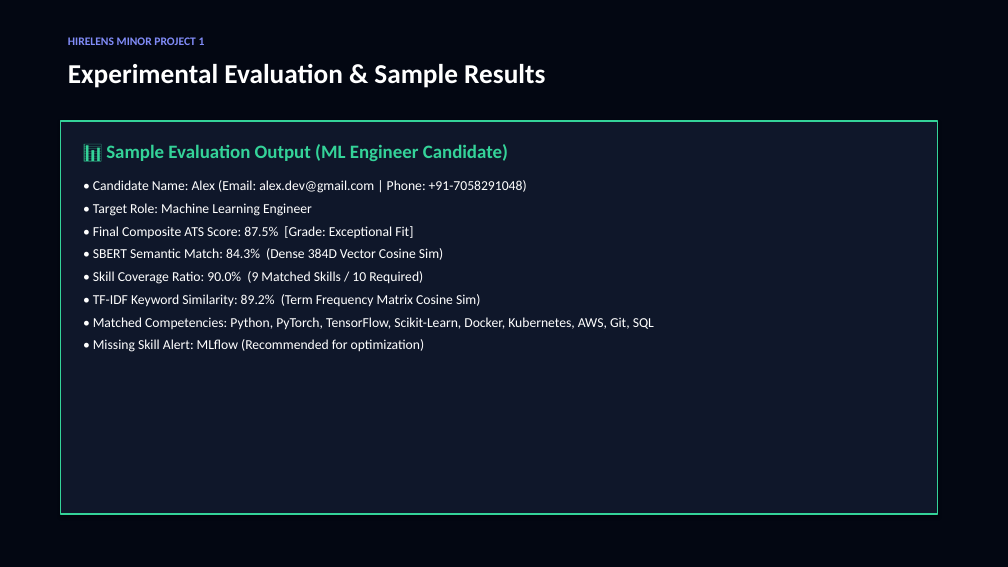
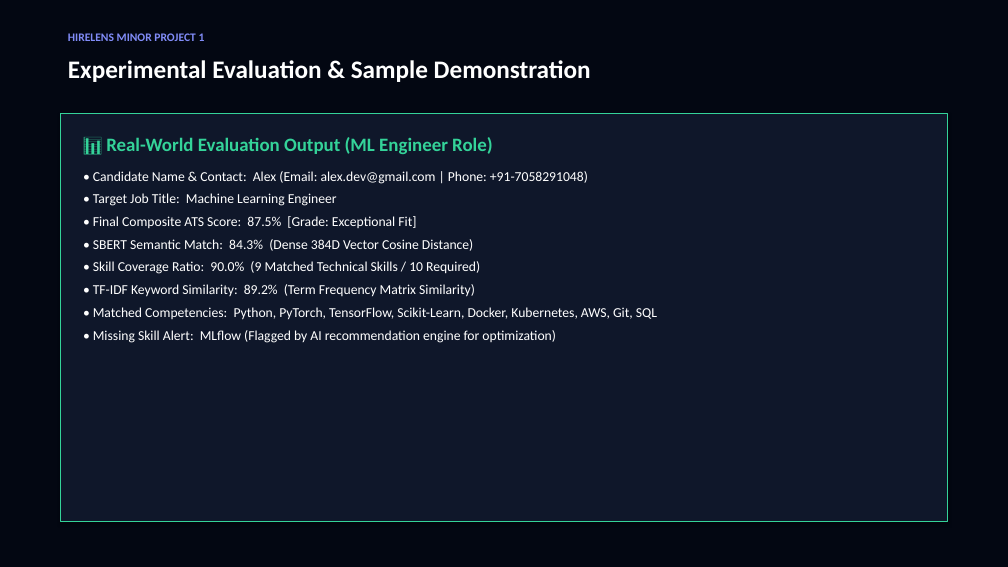
Before and after one commit to Aryan8182/Hirelens-ai-resume-analyzer, a slide deck: slide 11 of HireLens_Presentation.pptx (slide 7 before the commit). Drawn at 1008x567 pixels with LibreOffice and Linux fonts; fonts in the diff are those of the drawing. Boxes give left, top, right and bottom in pixels: in the first picture for what was removed or moved away, otherwise in the second. Text is boxed around its words. In the diff, an @@ line names an element or a change of style, - is before the commit and + after.

```diff
--- a/HireLens_Presentation.pptx
+++ b/HireLens_Presentation.pptx
@@ text "HIRELENS MINOR PROJECT 1": place and size @@
-text "HIRELENS MINOR PROJECT 1" at box(68, 37, 205, 45)
+text "HIRELENS MINOR PROJECT 1" at box(68, 33, 205, 41)
@@ text at box(68, 60, 591, 82): text changed; size 26 to 24 pt @@
-Experimental Evaluation & Sample Results
+Experimental Evaluation & Sample Demonstration
@@ rectangle: place and size @@
-rectangle at box(60, 121, 938, 514)
+rectangle at box(60, 113, 948, 522)
@@ text "📊 Real-World Evaluation Output (ML ...": place and size @@
-text "📊 Real-World Evaluation Output (ML ..." at box(93, 144, 654, 352)
+text "📊 Real-World Evaluation Output (ML ..." at box(93, 137, 657, 343)
@@ text at box(93, 137, 588, 206): text changed @@
-📊 Sample Evaluation Output (ML Engineer Candidate)
-• Candidate Name: Alex (Email: alex.dev@gmail.com | Phone: +91-7058291048)
-• Target Role: Machine Learning Engineer
+📊 Real-World Evaluation Output (ML Engineer Role)
+• Candidate Name & Contact: Alex (Email: alex.dev@gmail.com | Phone: +91-7058291048)
+• Target Job Title: Machine Learning Engineer
@@ text at box(93, 239, 480, 297): text changed @@
-• SBERT Semantic Match: 84.3% (Dense 384D Vector Cosine Sim)
-• Skill Coverage Ratio: 90.0% (9 Matched Skills / 10 Required)
-• TF-IDF Keyword Similarity: 89.2% (Term Frequency Matrix Cosine Sim)
+• SBERT Semantic Match: 84.3% (Dense 384D Vector Cosine Distance)
+• Skill Coverage Ratio: 90.0% (9 Matched Technical Skills / 10 Required)
+• TF-IDF Keyword Similarity: 89.2% (Term Frequency Matrix Similarity)
@@ text at box(93, 330, 555, 343): text changed @@
-• Missing Skill Alert: MLflow (Recommended for optimization)
+• Missing Skill Alert: MLflow (Flagged by AI recommendation engine for optimization)
```
Also in this commit, not shown: 6 other slides changed, 5 slides added, 3 slides removed, 1 other file.
